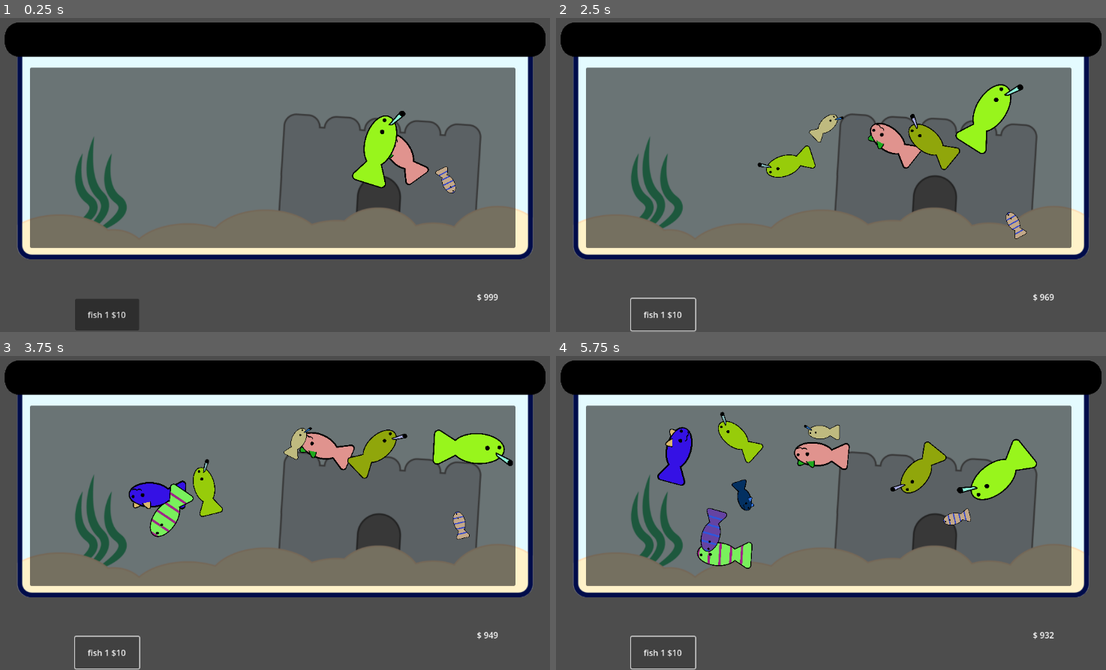
Above: before the commit, frames 1-4 (two rows, left to right).
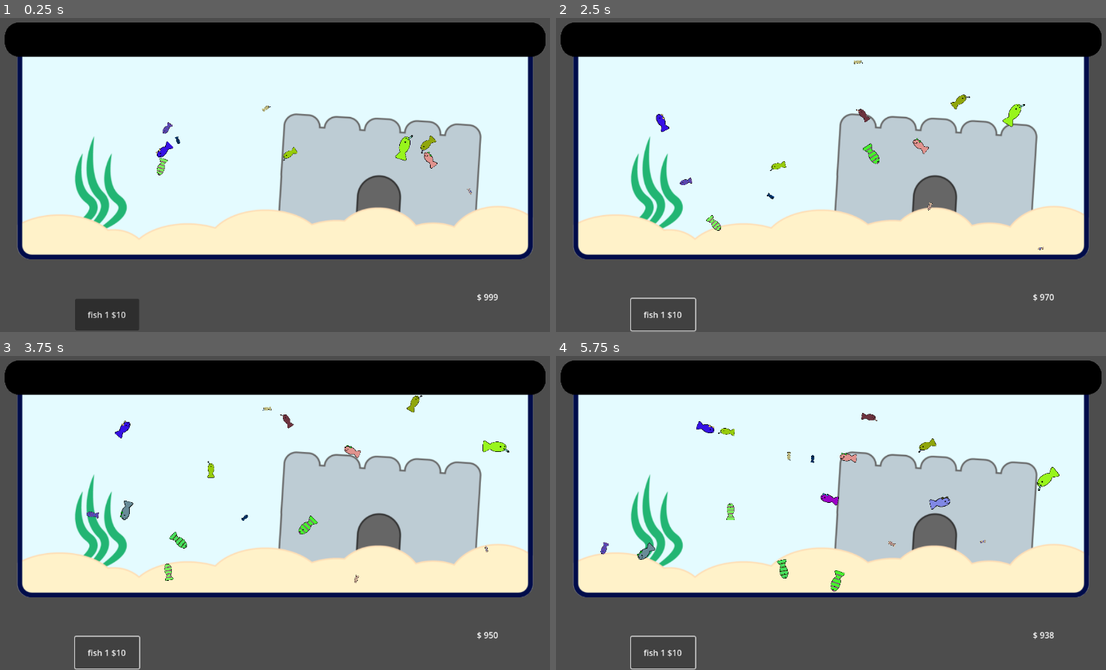
Above: after the commit, the same moments.

Repository: BaliDoggo/brackeys2025
Game: Godot game, scene res://scenes/fish_tank.tscn
Two runs of this game, one before a commit and one after it. Both use one fixed random seed, a clock stepped at 60 frames per second and the inputs below. The engine's default icon, where the game draws it, is replaced by a stand-in: a white triangle on a blue panel in a dark square.
Inputs:
- Up to frame 1 (0.25 s): no input
- Up to frame 2 (2.5 s): click "fish 1 $10" at 0.5 s; click "fish 1 $10" at 1.25 s; click "fish 1 $10" at 2 s
- Up to frame 3 (3.75 s): tap Enter (ui_accept) at 2.75, 3.02 s; tap A (a) at 2.85 s; tap D (d) at 3.05, 3.6 s
- Up to frame 4 (5.75 s): tap Enter (ui_accept) at 3.77, 5.27 s; tap E (e) at 3.8 s; hold E (e) 4.28-5.03 s; tap A (a) at 4.55, 5.1 s; tap D (d) at 5.3 s

The runs differ from the first frame. In frame 1, 51% of the frame differs, in the area x 5-94%, y 15-74%; in frame 2, 51%, in the area x 5-94%, y 13-90%; in frame 3, 51%; in frame 4, 51%.

Commit message:
Cosmetic fish changes
1. They now no longer swim upside down, they flip

2. they are way smaller so you can have more fish without it feeling crowded

Diff:
--- a/fish.gd
+++ b/fish.gd
@@ -3,6 +3,7 @@
 var secondary_color : Color = Color(0.2,0,0)
 var facing_dir = 0
 var bounds : Vector4
+var move_speed = 1
 signal earn_money
 @onready var timer: Timer = $Timer
 
@@ -22,13 +23,15 @@
 
 	facing_dir += randi_range(-10,10)
 
-	position += angle_to_vector(facing_dir)
+	position += angle_to_vector(facing_dir) * move_speed
 	var half_width = 955 * 0.5 * scale.x
 	var half_height = 469 * 0.5 * scale.y
 	if position.x < bounds.x or position.y < bounds.y or position.x > bounds.z or position.y > bounds.w:
 		facing_dir += 180
+		position += angle_to_vector(facing_dir) * move_speed
 	rotation = lerp_angle(rotation,deg_to_rad(facing_dir),0.1)
-	if roundi(rotation) % 360 > 90 or roundi(rotation) % 360 < -90:
+	var true_rotation = abs( roundi( rotation * 180 / PI ) ) % 360
+	if true_rotation > 90 and true_rotation < 270:
 		$Primary.flip_v = true
 		$Secondary.flip_v = true
 	else:
--- a/fish_tank.gd
+++ b/fish_tank.gd
@@ -6,7 +6,7 @@
 
 # Called when the node enters the scene tree for the first time.
 func _ready() -> void:
-	for i in range(3):
+	for i in range(10):
 		spawn_random_fish()
 	update_label()
 
@@ -15,7 +15,7 @@
 	newFish.primary_color = Color(randf(),randf(),randf())
 	newFish.secondary_color = Color(randf(),randf(),randf())
 	newFish.temp = randi_range(0,3)
-	var randscale = randf_range(0.05,0.15)
+	var randscale = randf_range(0.01,0.05)
 	newFish.scale = Vector2(randscale, randscale)
 
 	var half_width = 955 * 0.5 * newFish.scale.x
--- a/scenes/fish_tank.tscn
+++ b/scenes/fish_tank.tscn
@@ -19,10 +19,11 @@
 texture = ExtResource("2_lgcy3")
 
 [node name="Panel" type="Panel" parent="."]
-offset_left = 105.0
-offset_top = 139.0
-offset_right = 1038.0
-offset_bottom = 486.0
+visible = false
+offset_left = 90.0
+offset_top = 118.0
+offset_right = 1062.0
+offset_bottom = 499.0
 
 [node name="Label" type="Label" parent="."]
 offset_left = 964.0
